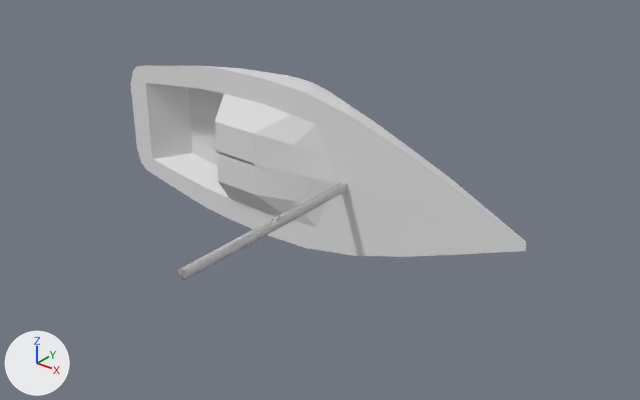
The Blender file blends/boat_V1.blend, before and after one commit.
The view is the same before and after, from a 50 mm lens placed at (10.56, -12.53, 8.22), pointed at (0.69, -0.19, 0.57). Every picture has the same lights, and +X, +Y and +Z are marked at lower left. The picture after the commit comes second.
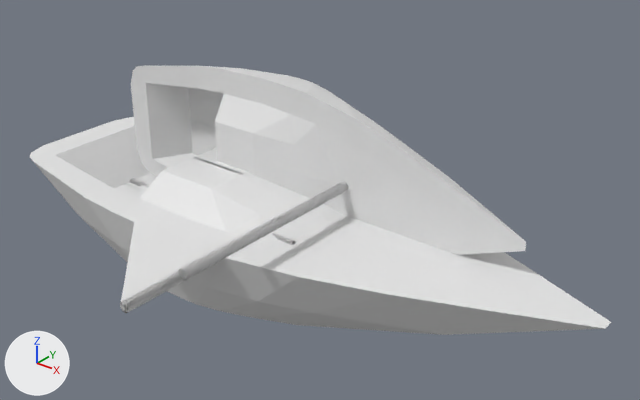
The change in detail:
Mesh me_plane_004 is new.
It has 254 vertices, 141 faces and spans x -5.01..0.99, y -0.13..0.14, z -0.11..5.89.
Mesh me_plane_003 is new.
It has 227 vertices, 182 faces, 2 loose edges and spans x -7.2..6.61, y -2.43..2.43, z -1.74..0.43.
Object 'Plane.003' (ob_plane_003) is new; it shows me_plane_004.
Its location is (0.0, 0.0, 0.0).
Its rotation in degrees is (90, 0, 0).
Its scale is (0.784, 0.784, 0.784).
Object 'Plane.002' (ob_plane_002) is new; it shows me_plane_003.
Its location is (0.0, 0.0, 0.0).

Location of each change, (x1, y1, x2, y2) in pixels of the pictures (640 x 400 px):
'Plane.002', added
    after: (30, 117, 611, 335)
'Plane.003', added
    after: (120, 178, 296, 313)
